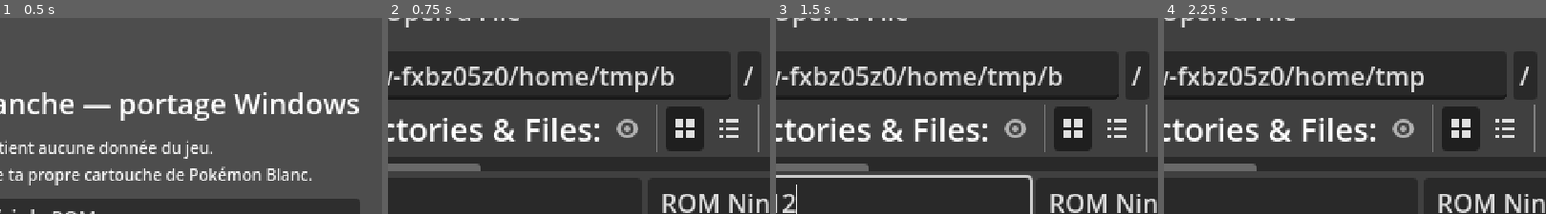
Above: before the commit, frames 1-4 (left to right).
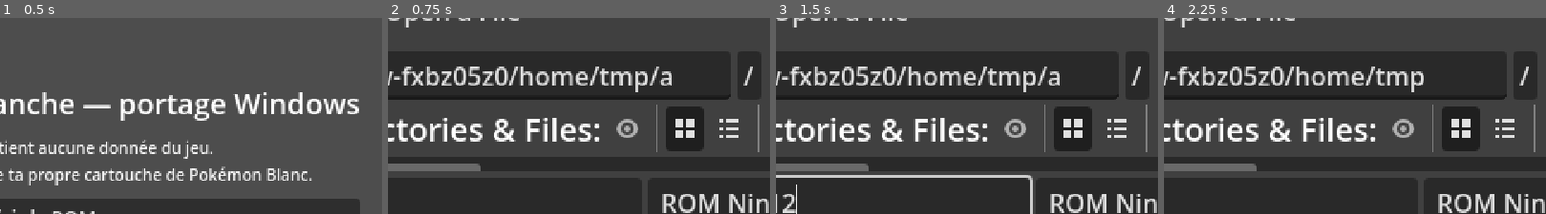
Above: after the commit, the same moments.

Repository: Brasegon/Pokemon-NB-x86
Game: Godot game, scene res://scenes/boot/boot.tscn
The game is run twice, just before and just after one commit, with the same random seed, the same clock (stepped at 60 frames per second) and the same inputs.
Inputs (mouse positions are % of the whole screen's width and height, from its top left):
- Up to frame 1 (0.5 s): no input
- Up to frame 2 (0.75 s): click "Choisir la ROM…" at 0.5 s
- Up to frame 3 (1.5 s): click (61, 56) at 1.27 s; type "12" at 1.35 s
- Up to frame 4 (2.25 s): click (16, 24) at 2 s
The pictures show only the part of the screen within x 45-95%, y 9-59%; the shares and areas given below are measured in that part.

Frame 1 is identical in both runs. In frame 2, 0.2% of the frame differs, in the area x 71-76%, y 24-35%; in frame 3, 0.2%; in frame 4, nothing differs.

Commit message:
Portes : arrivée au même endroit d'une porte large (milieu des tapis)
En entrant dans un bâtiment, le héros arrivait sur la case de gauche du
tapis. Le jeu garde un repère de la porte de départ (0x02162AF8 : sens de
sortie, taille, case du héros dans la porte) et en tire la case d'arrivée
(0x02162A34) : la même case pour deux portes de même taille, sinon centres
alignés. D'une porte d'une case à un tapis de trois, on arrive au milieu.
Calcul vérifié sur les 1 365 cases de départ des portes de la ROM.

Co-Authored-By: Claude Opus 5.5 <noreply@anthropic.com>

Diff:
--- a/engine/field/zone_events.gd
+++ b/engine/field/zone_events.gd
@@ -24,6 +24,9 @@
 const ANY_DIRECTION_KINDS := [0, 5, 6]
 ## Genre « tapis » : on se tient dessus et on pousse dans la direction d'entrée (0x0218AE74).
 const MAT_KIND := 1
+## Sens de sortie (porte de départ, porte d'arrivée) pour lesquels la case d'arrivée dans une porte
+## large se compte depuis l'autre bout (0x02162A34).
+const MIRRORED_SIDES: Array[Vector2i] = [Vector2i(0, 3), Vector2i(1, 2), Vector2i(3, 0), Vector2i(2, 1)]
 
 ## { script, type, x, z, y } : objets que l'on regarde (panneaux...).
 var signs: Array[Dictionary] = []
@@ -127,3 +130,68 @@
 func warp_accepts(index: int, direction: int) -> bool:
 	var warp: Dictionary = warps[index]
 	return warp.kind in ANY_DIRECTION_KINDS or ENTER_DIRECTIONS.get(warp.enter, -1) == direction
+
+
+## Repère du héros dans la porte qu'il prend, gardé jusqu'à l'arrivée (0x02162AF8, appelée par
+## 0x0218AD20 avec la case de la porte où il entre) : sens de sortie x 0x100 + taille de la porte
+## x 0x10 + case du héros dans la porte, comptée en x si elle est large, sinon en z (taille 1 et
+## case 0 pour une porte simple).
+func entry_code(index: int, tile: Vector2i) -> int:
+	var warp: Dictionary = warps[index]
+	var corner := warp_tile(index)
+	var size := 1
+	var offset := 0
+	if warp.width > 1:
+		size = warp.width
+		offset = tile.x - corner.x
+	elif warp.depth > 1:
+		size = warp.depth
+		offset = tile.y - corner.y
+	return (exit_side(index) << 8 | size << 4 | offset) & 0xFFFF
+
+
+## Case où l'on arrive par la porte n° index (0x02162C14) : son coin, décalé dans une porte large
+## d'après le repère de la porte de départ (entry_code).
+func arrival_tile(index: int, code: int) -> Vector2i:
+	var warp: Dictionary = warps[index]
+	var corner := warp_tile(index)
+	if warp.width > 1:
+		return corner + Vector2i(arrival_offset(code, exit_side(index), warp.width), 0)
+	if warp.depth > 1:
+		return corner + Vector2i(0, arrival_offset(code, exit_side(index), warp.depth))
+	return corner
+
+
+## Sens de sortie de la porte n° index (0x02162BE4) : l'inverse de sa direction d'entrée (champ 04 :
+## 1 -> 0 haut, 2 -> 1 bas, 3 -> 2 gauche, 4 -> 3 droite), 1 pour les autres valeurs.
+func exit_side(index: int) -> int:
+	var enter: int = warps[index].enter
+	return enter - 1 if enter >= 1 and enter <= 4 else 1
+
+
+## Case dans une porte de taille size, d'après le repère code de la porte de départ (0x02162A34) :
+## la même case si les deux portes ont la même taille, sinon centres alignés (d'une porte simple à
+## un tapis de 3 cases : celle du milieu) ; comptée depuis l'autre bout entre deux portes de sens
+## croisés (MIRRORED_SIDES) ; 0 sans repère.
+static func arrival_offset(code: int, side: int, size: int) -> int:
+	if code == 0:
+		return 0
+	var offset := code & 0xF
+	var from_size := (code >> 4) & 0xF
+	var from_side := (code >> 8) & 0xF
+	if Vector2i(from_side, side) in MIRRORED_SIDES:
+		offset = from_size - 1 - offset
+	var difference := size - from_size
+	if difference != 0:
+		var half_from := from_size >> 1
+		var half := size >> 1
+		# Écart impair : une porte a une case au milieu, l'autre deux. Les deux cases du centre d'une
+		# porte paire mènent à la case du milieu ; la case du milieu mène à la première des deux.
+		if difference % 2 != 0:
+			if size % 2 != 0:
+				if offset < half_from:
+					half_from -= 1
+			elif offset <= half_from:
+				half -= 1
+		offset = half + offset - half_from
+	return clampi(offset, 0, size - 1)
--- a/scenes/field/field.gd
+++ b/scenes/field/field.gd
@@ -265,6 +265,10 @@
 	_warping = true
 	player.controllable = false
 	var warp: Dictionary = field.events.warps[index]
+	# Repère du héros dans la porte, pour arriver au même endroit d'une porte large (0x0218AD20) :
+	# la case où il se tient (tapis, porte qui se prend en arrivant) ou celle de devant.
+	var entry := player.tile if field.events.warp_at(player.tile) == index else player.facing_tile()
+	var code := field.events.entry_code(index, entry)
 	# La porte d'un bâtiment sur la case de devant : elle s'ouvre, puis le héros y entre d'un pas.
 	var tile := field.events.warp_tile(index)
 	var door := field.find_building(BuildingRules.DOOR, tile)
@@ -273,7 +277,7 @@
 		player.play_action(FieldPlayer.WALK_STEP + player.facing)
 		await player.action_finished
 	await _fade_to(1.0)
-	var step_out := _arrive(warp.zone, warp.warp)
+	var step_out := _arrive(warp.zone, warp.warp, code)
 	# En sortant par la porte d'un bâtiment : fondu, la porte s'ouvre, le héros sort, elle se ferme.
 	var exit_door := field.find_building(BuildingRules.DOOR, player.tile) if step_out >= 0 else {}
 	if exit_door.is_empty():
@@ -297,9 +301,10 @@
 		await get_tree().create_timer(seconds).timeout
 
 
-## Pose le héros sur la porte n° warp_index de la zone (après avoir chargé sa matrice s'il le faut).
-## Renvoie la direction du pas de sortie, ou -1.
-func _arrive(new_zone: int, warp_index: int) -> int:
+## Pose le héros sur la porte n° warp_index de la zone (après avoir chargé sa matrice s'il le faut),
+## à la case donnée par le repère code de la porte de départ (ZoneEvents.entry_code). Renvoie la
+## direction du pas de sortie, ou -1.
+func _arrive(new_zone: int, warp_index: int, code: int) -> int:
 	var header := field.zones.get_zone(new_zone)
 	if header.is_empty():
 		return -1
@@ -311,7 +316,7 @@
 	var events := field.events
 	if events == null or warp_index >= events.warps.size():
 		return -1
-	var tile := events.warp_tile(warp_index)
+	var tile := events.arrival_tile(warp_index, code)
 	field.update_around(tile)
 	# On ressort dans le sens inverse de celui qui permet d'entrer (haut <-> bas, gauche <-> droite).
 	var enter: int = ZoneEvents.ENTER_DIRECTIONS.get(events.warps[warp_index].enter, -1)
--- a/tests/test_world.gd
+++ b/tests/test_world.gd
@@ -122,11 +122,21 @@
 	_check(not door.is_empty() and door.info.animations.size() == 2 and map.animate_building(door, BuildingRules.OPEN) > 0.0,
 		"porte de la maison du héros : deux animations, l'ouverture dure %.2f s" % (map.animate_building(door, BuildingRules.OPEN) if not door.is_empty() else 0.0))
 
+	var outside := map.events
 	_check(map.load_zone(390), "rez-de-chaussée de la maison du héros (zone 390)")
 	map.set_events_zone(390)
 	var mat := map.events.warp_tile(0)
 	map.update_around(mat)
-	_check(mat == Vector2i(5, 10) and not map.is_blocked(mat), "on arrive sur le tapis (5, 10), case libre")
+	_check(mat == Vector2i(5, 10) and not map.is_blocked(mat), "tapis de 3 cases en (5, 10), case libre")
+	# Repère de la porte de départ (0x02162AF8) et case d'arrivée (0x02162A34) : par la porte de la
+	# maison (une case), on arrive au milieu du tapis ; du tapis, on ressort sur la porte.
+	var code := outside.entry_code(0, Vector2i(782, 748))
+	_check(code == 0x110 and map.events.arrival_tile(0, code) == Vector2i(6, 10), "par la porte, on arrive au milieu du tapis (6, 10)")
+	_check(outside.arrival_tile(0, map.events.entry_code(0, Vector2i(7, 10))) == Vector2i(782, 748), "du tapis, on ressort sur la porte")
+	_check(ZoneEvents.arrival_offset(0x032, 0, 3) == 2 and ZoneEvents.arrival_offset(0x032, 3, 3) == 0
+		and ZoneEvents.arrival_offset(0x020, 0, 3) == 1 and ZoneEvents.arrival_offset(0x021, 0, 3) == 1
+		and ZoneEvents.arrival_offset(0x031, 0, 2) == 0 and ZoneEvents.arrival_offset(0, 0, 3) == 0,
+		"portes larges : même case, sens croisés, centres alignés")
 	_check(map.warp_for_push(mat, CharacterSprite.Direction.DOWN) == 0, "sur le tapis, pousser vers le bas fait sortir")
 	_check(map.warp_for_push(mat, CharacterSprite.Direction.UP) == -1, "sur le tapis, vers le haut : rien")
 	var stairs := map.events.warp_tile(1)
Not shown, changed: docs/FORMATS.md
